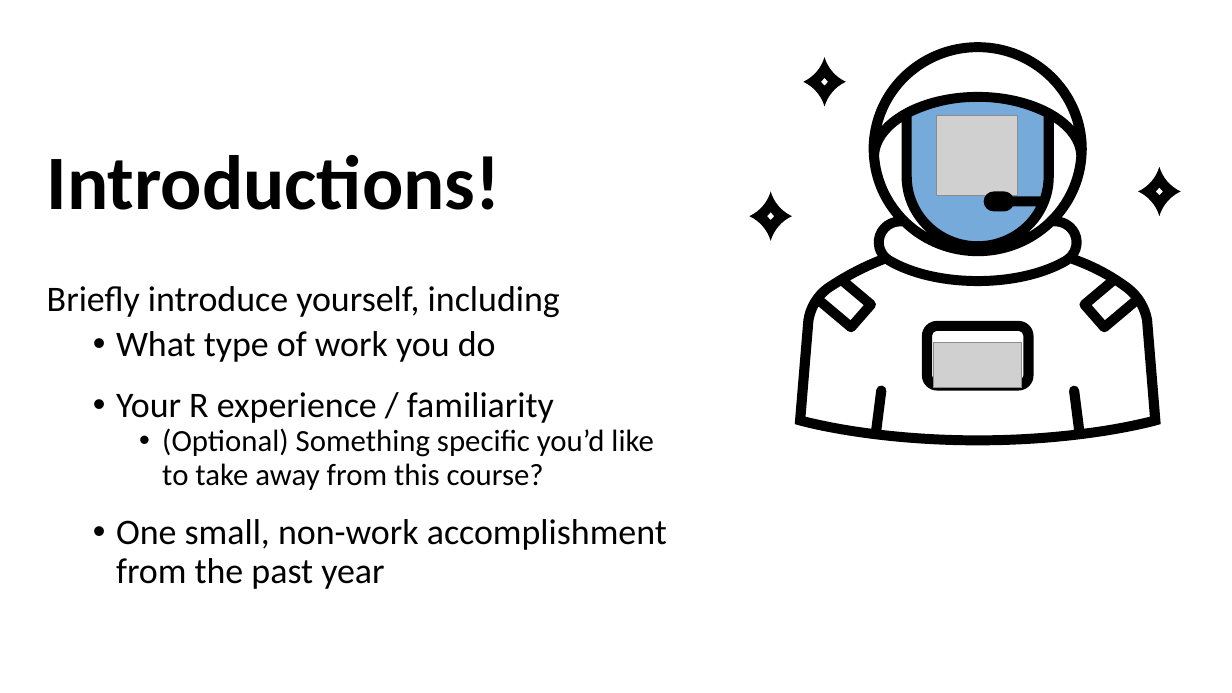
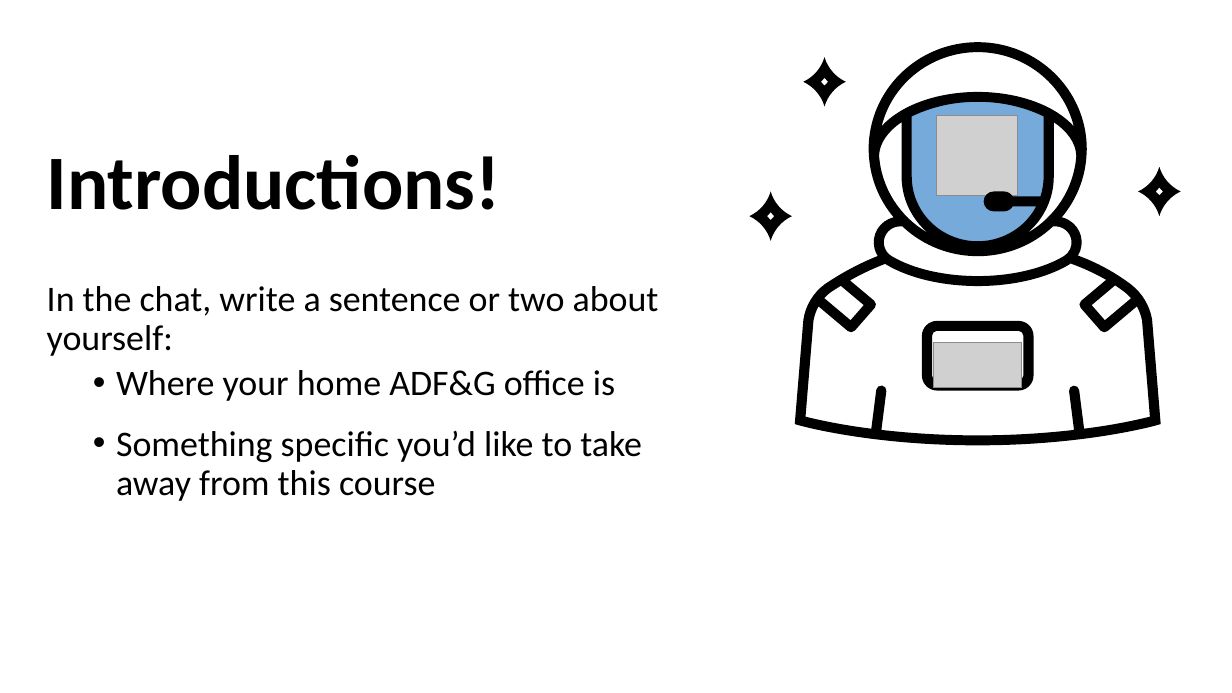
Before and after one commit to justinpriest/ADFG_R_Intro_Workshop, a slide deck: slide 5 of presentations/1 - Welcome and motivation.pptx (slide 3 before the commit). Drawn at 1232x693 pixels with LibreOffice and Linux fonts; fonts in the diff are those of the drawing; grey boxes stand for pictures. Boxes give left, top, right and bottom in pixels: in the first picture for what was removed or moved away, otherwise in the second. Text is boxed around its words. In the diff, an @@ line names an element or a change of style, - is before the commit and + after.

```diff
--- a/presentations/1 - Welcome and motivation.pptx
+++ b/presentations/1 - Welcome and motivation.pptx
@@ text at bbox=[47, 286, 659, 501]: text changed @@
-Briefly introduce yourself, including
-  • What type of work you do
-  • Your R experience / familiarity
-    • (Optional) Something specific you’d like to take away from this course?
-  • One small, non-work accomplishment from the past year
+In the chat, write a sentence or two about yourself:
+  • Where your home ADF&G office is
+  • Something specific you’d like to take away from this course
```
Also in this commit, not shown: 1 slide added, 1 other file.
